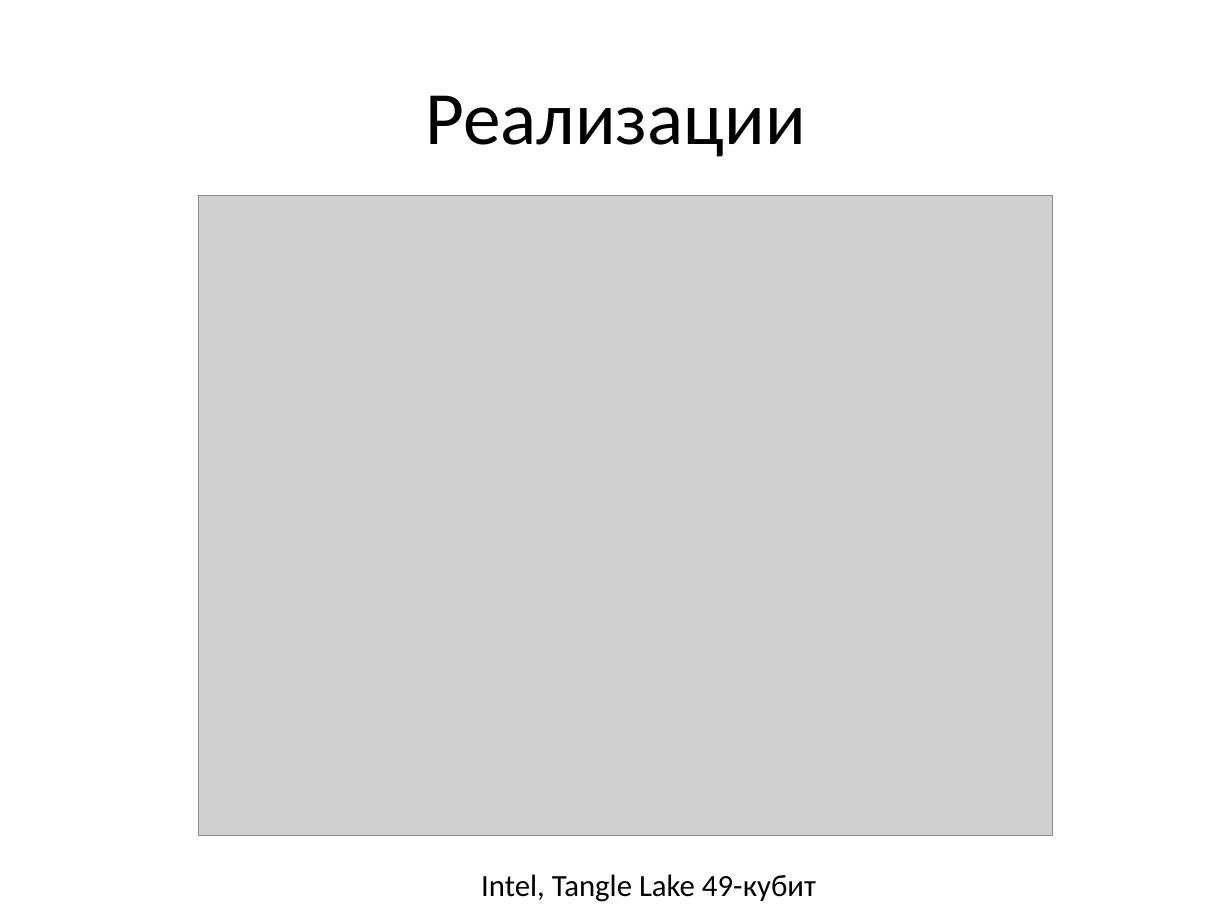
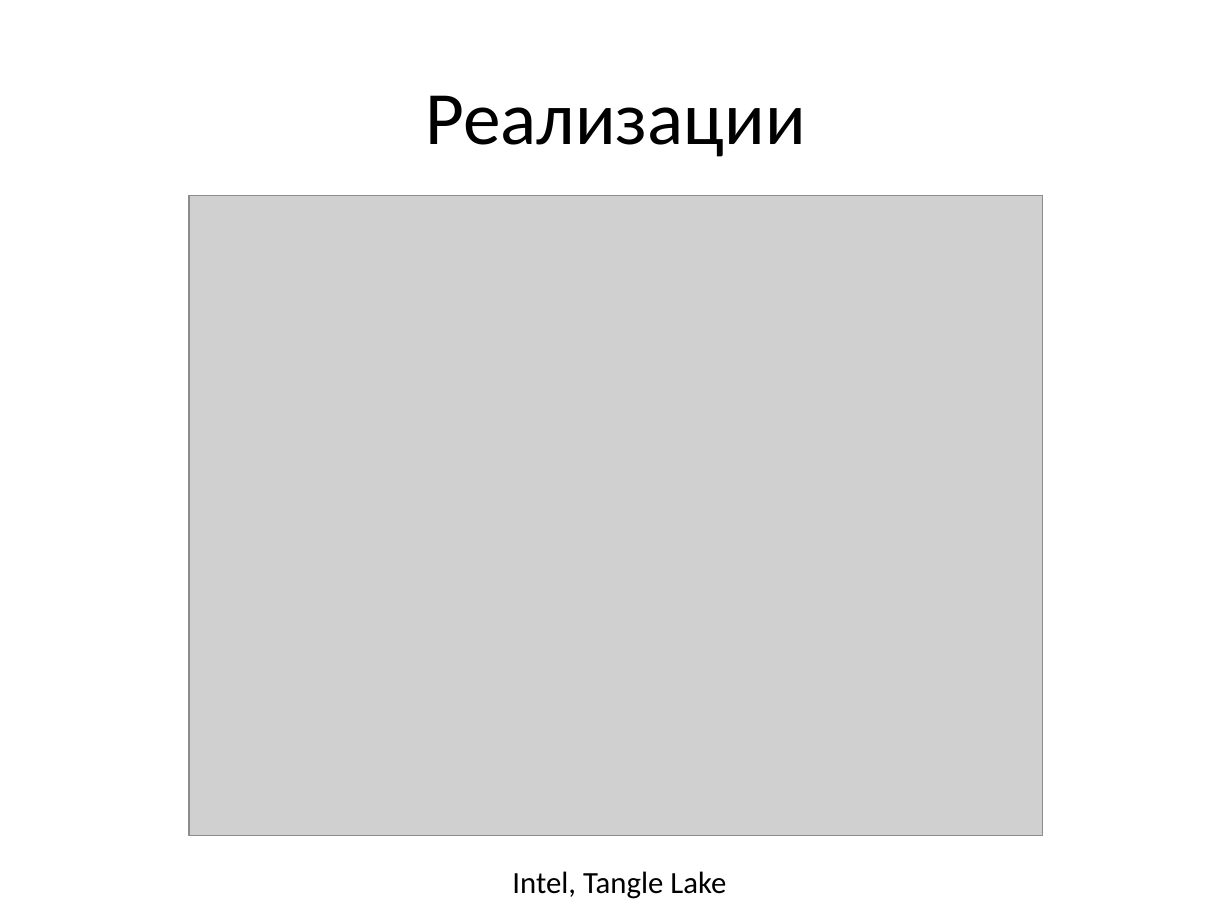
Before and after one commit to qwe86/dir, a slide deck: slide 10 of Квантовые компьютеры.pptx (slide 9 before the commit). Drawn at 1232x924 pixels with LibreOffice and Linux fonts; fonts in the diff are those of the drawing; grey boxes stand for pictures. Boxes give left, top, right and bottom in pixels: in the first picture for what was removed or moved away, otherwise in the second. Text is boxed around its words. In the diff, an @@ line names an element or a change of style, - is before the commit and + after.

```diff
--- a/Квантовые компьютеры.pptx
+++ b/Квантовые компьютеры.pptx
@@ picture: place and size @@
-picture at [198, 195, 1052, 835]
+picture at [190, 195, 1044, 835]
@@ text at [512, 871, 726, 899]: text changed @@
-Intel, Tangle Lake 49-кубит
+Intel, Tangle Lake
```
Also in this commit, not shown: 5 other slides changed, 2 slides added.
